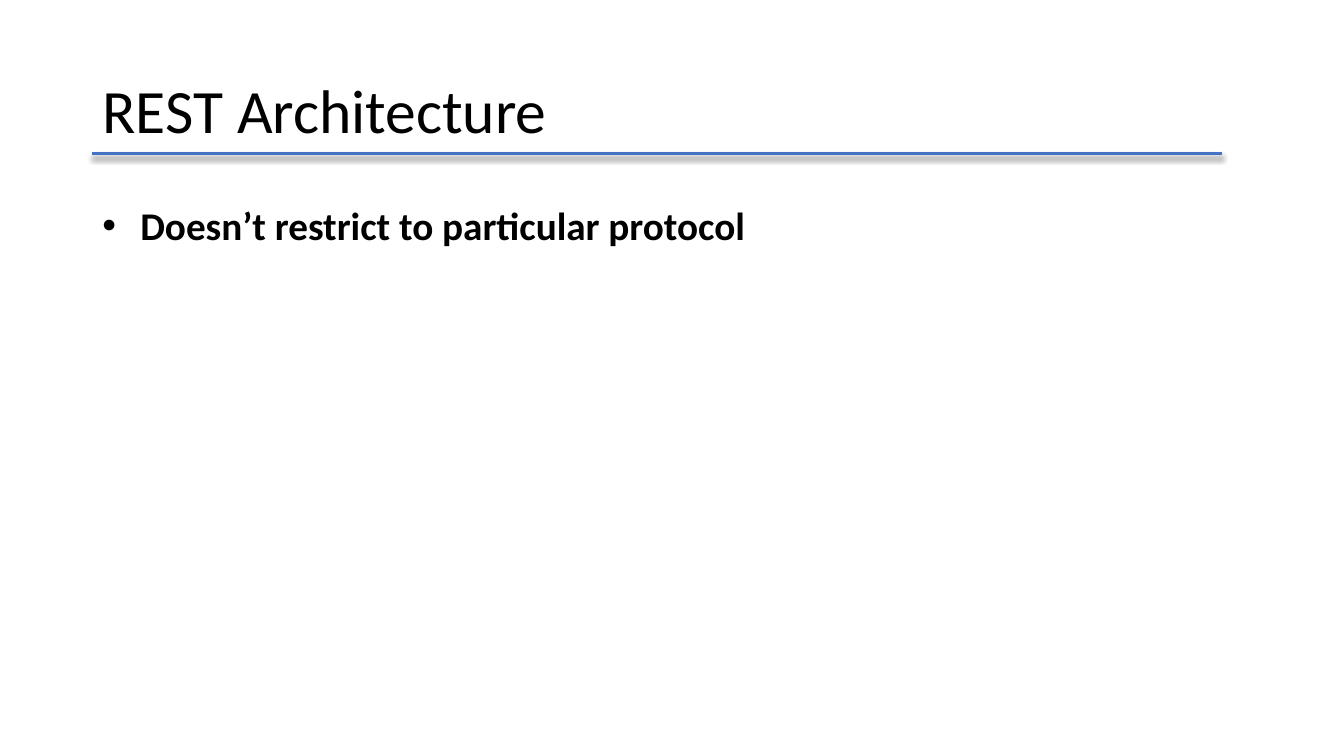
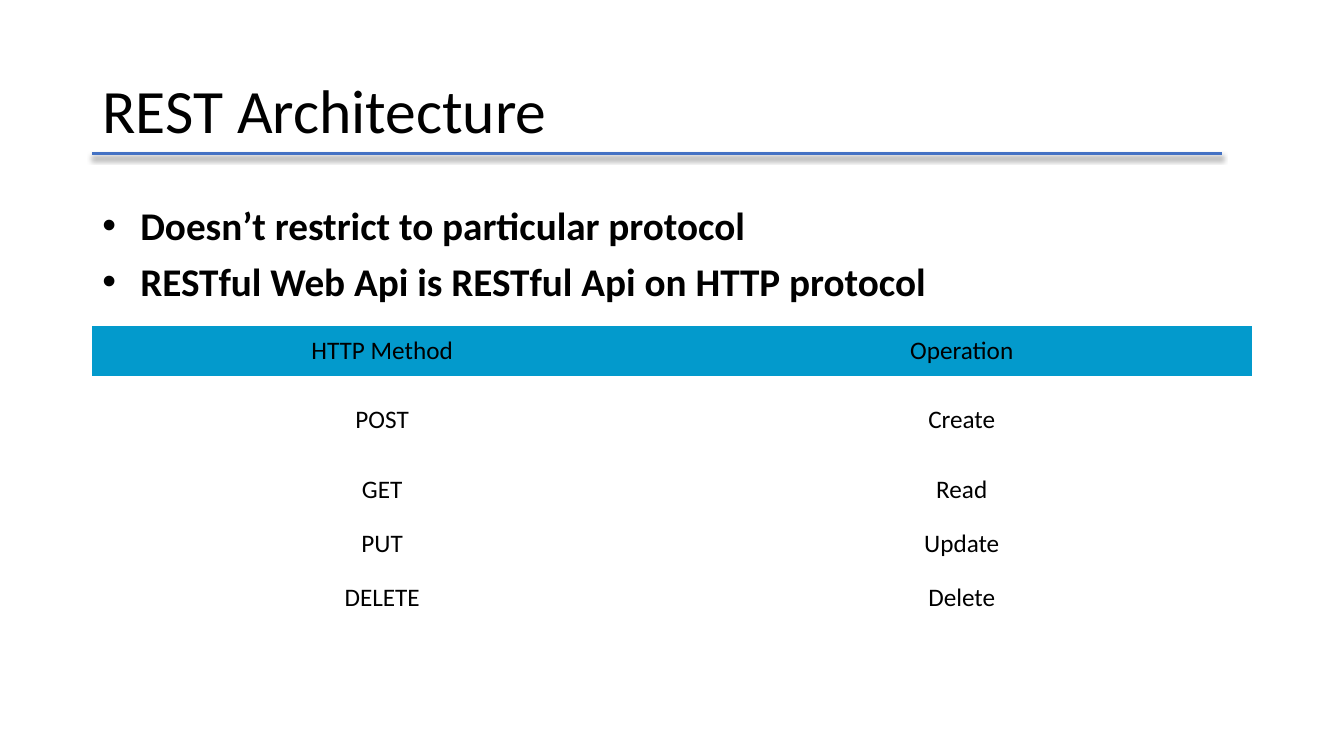
Before and after one commit to lbwxly/Todo, a slide deck: slide 10 of RestApiIntroduction.pptx. Drawn at 1344x756 pixels with LibreOffice and Linux fonts; fonts in the diff are those of the drawing. Boxes give left, top, right and bottom in pixels: in the first picture for what was removed or moved away, otherwise in the second. Text is boxed around its words. In the diff, an @@ line names an element or a change of style, - is before the commit and + after.

```diff
--- a/RestApiIntroduction.pptx
+++ b/RestApiIntroduction.pptx
@@ text at (140, 268, 926, 302): paragraph added @@
+• RESTful Web Api is RESTful Api on HTTP protocol
@@ table added at (93, 326, 1252, 724), 7 rows, 2 columns @@
+HTTP Method | Operation
+POST | Create
+GET | Read
+PUT | Update
+DELETE | Delete
+ | 
+ | 
```
Also in this commit, not shown: 5 other slides changed, 3 other files.
